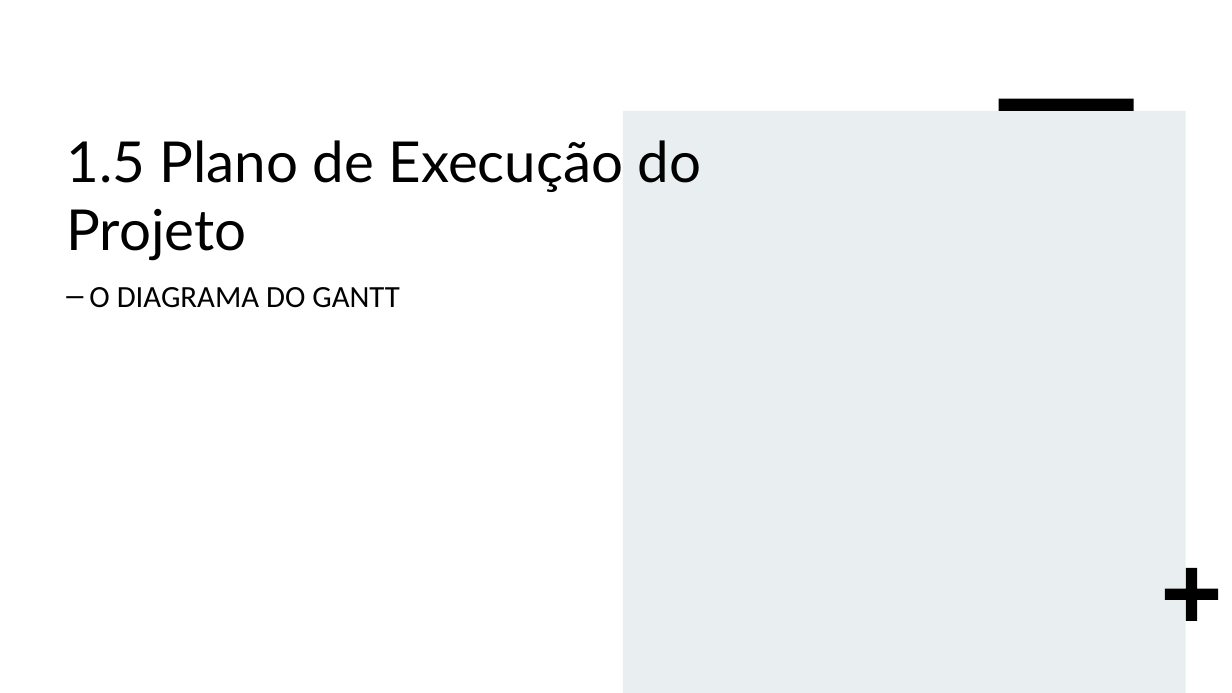
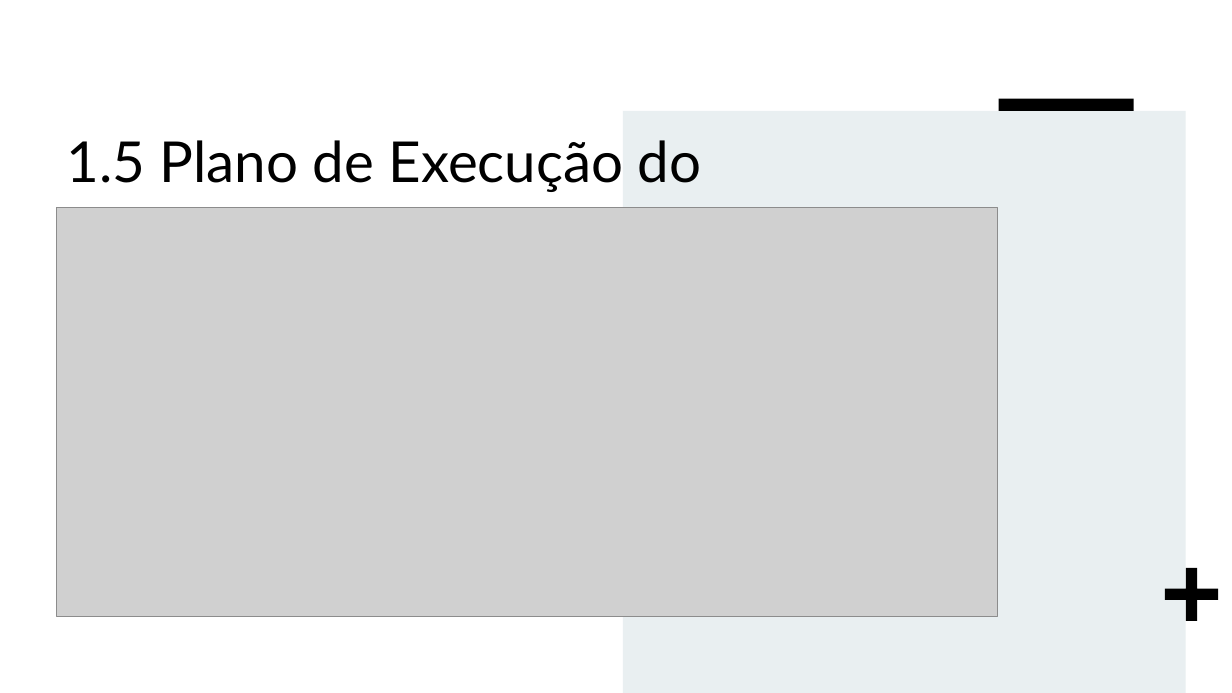
Before and after one commit to TiagoPR/AmazoniaTM, a slide deck: slide 7 of Trabalho Base de dados.pptx. Drawn at 1232x693 pixels with LibreOffice and Linux fonts; fonts in the diff are those of the drawing; grey boxes stand for pictures. Boxes give left, top, right and bottom in pixels: in the first picture for what was removed or moved away, otherwise in the second. Text is boxed around its words. In the diff, an @@ line names an element or a change of style, - is before the commit and + after.

```diff
--- a/Trabalho Base de dados.pptx
+++ b/Trabalho Base de dados.pptx
@@ picture added at (57,207,998,616) @@
@@ text removed at (89,287,400,308) @@
-– O DIAGRAMA DO GANTT
```
Also in this commit, not shown: 4 other slides changed, 1 other file.
